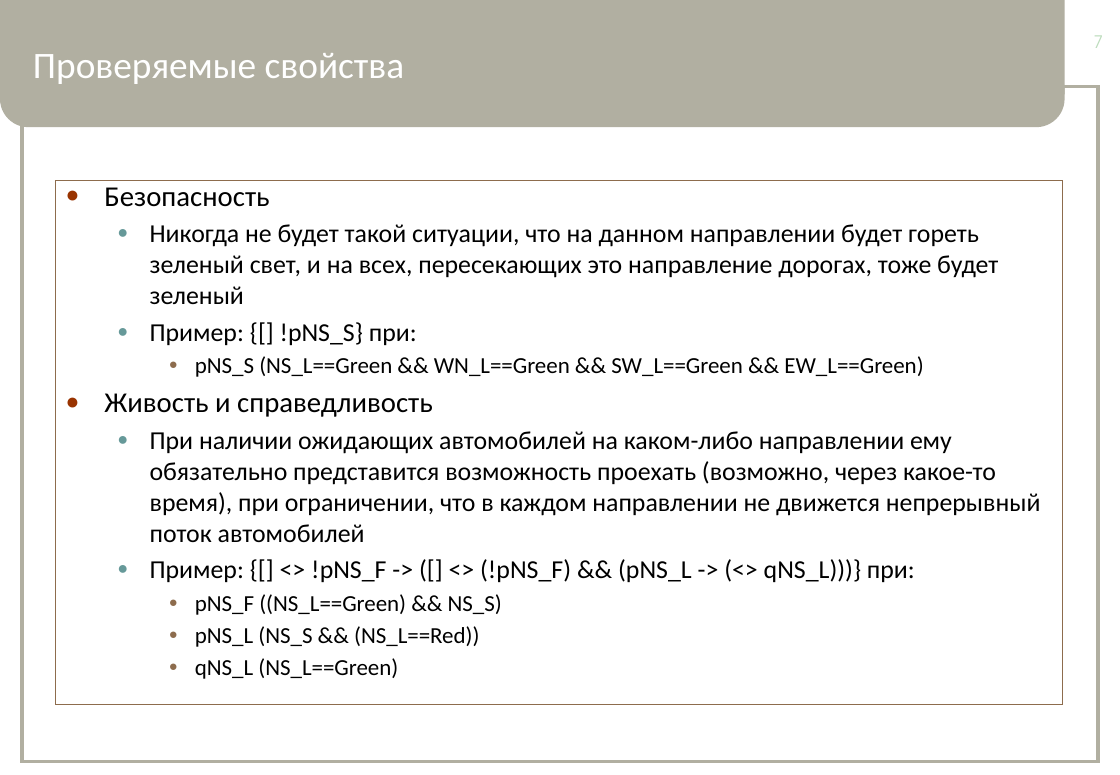
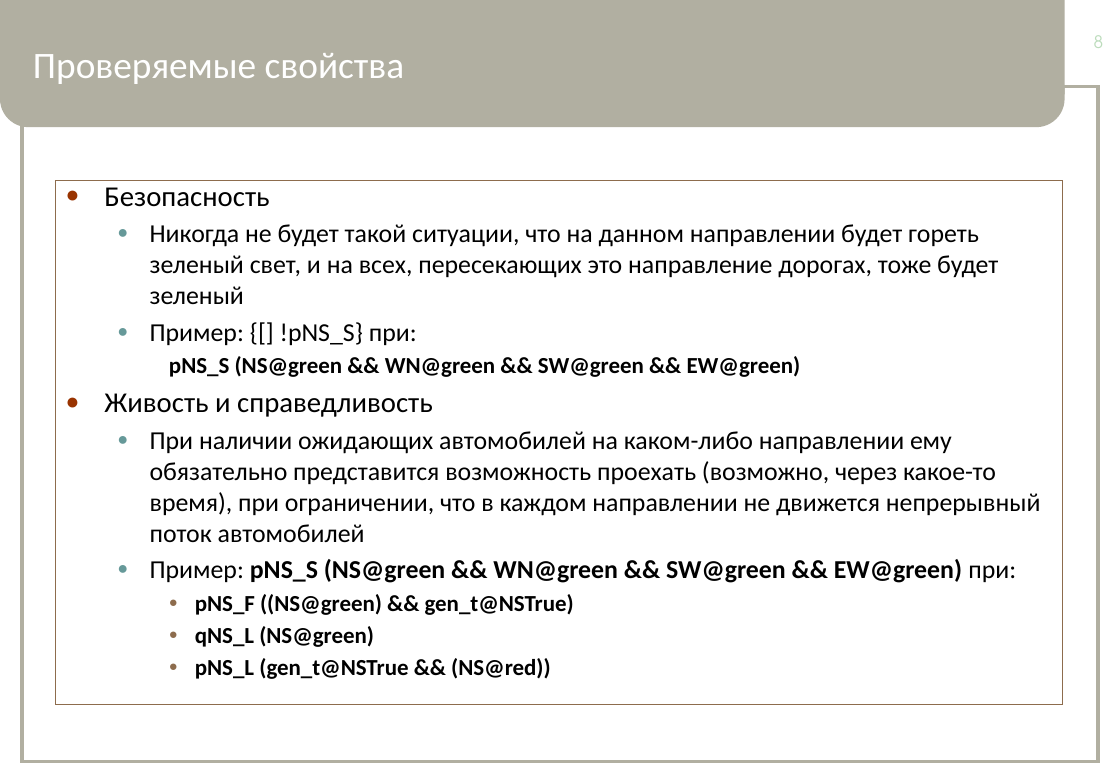
Before and after one commit to tar/verification, a slide deck: slide 8 of 63504-12_Lukashin_A_presentation.pptx (slide 7 before the commit). Drawn at 1120x775 pixels with LibreOffice and Linux fonts; fonts in the diff are those of the drawing. Boxes give left, top, right and bottom in pixels: in the first picture for what was removed or moved away, otherwise in the second. Text is boxed around its words. In the diff, an @@ line names an element or a change of style, - is before the commit and + after.

```diff
--- a/63504-12_Lukashin_A_presentation.pptx
+++ b/63504-12_Lukashin_A_presentation.pptx
@@ page number at [1094, 35, 1104, 48]: text changed @@
-7
+8
@@ text at [169, 356, 801, 377]: text changed; bold on @@
-    ● pNS_S (NS_L==Green && WN_L==Green && SW_L==Green && EW_L==Green)
+    pNS_S (NS@green && WN@green && SW@green && EW@green)
@@ text at [150, 559, 1016, 679]: text changed; bold on @@
-  ● Пример: {[] <> !pNS_F -> ([] <> (!pNS_F) && (pNS_L -> (<> qNS_L)))} при:
-    ● pNS_F ((NS_L==Green) && NS_S)
-    ● pNS_L (NS_S && (NS_L==Red))
-    ● qNS_L (NS_L==Green)
+  ● Пример: pNS_S (NS@green && WN@green && SW@green && EW@green) при:
+    ● pNS_F ((NS@green) && gen_t@NSTrue)
+    ● qNS_L (NS@green)
+    ● pNS_L (gen_t@NSTrue && (NS@red))
```
Also in this commit, not shown: 2 other slides changed, 2 slides added, 2 slides removed, 3 other files.
